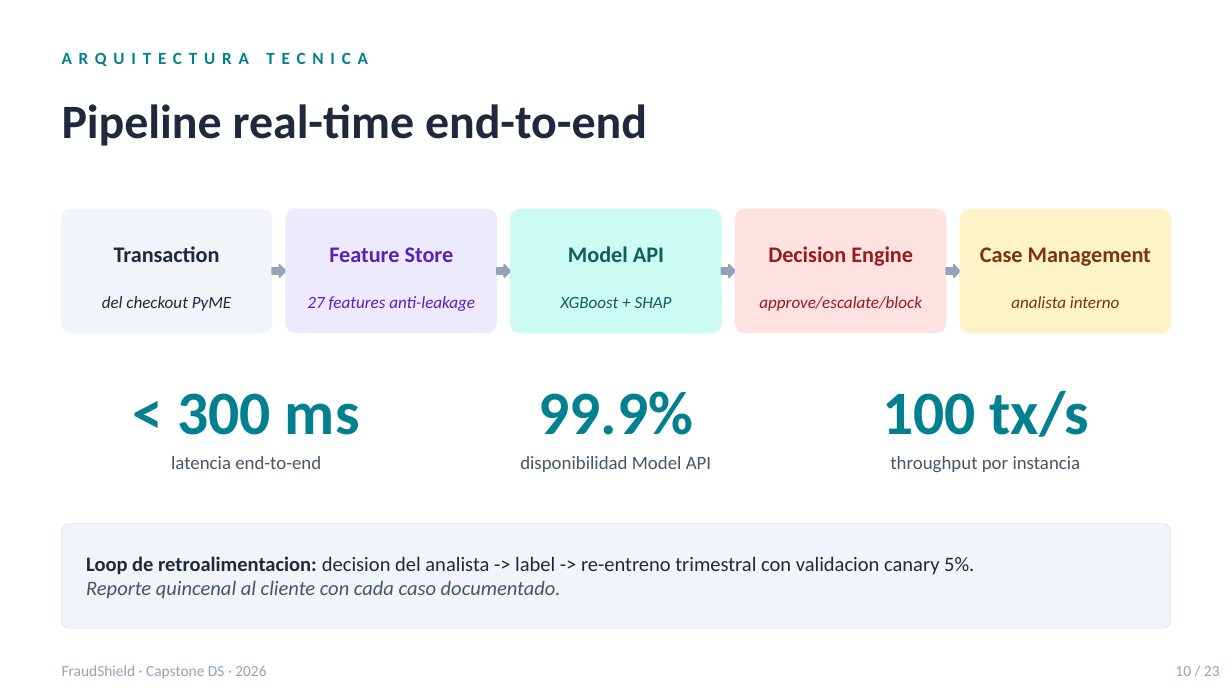
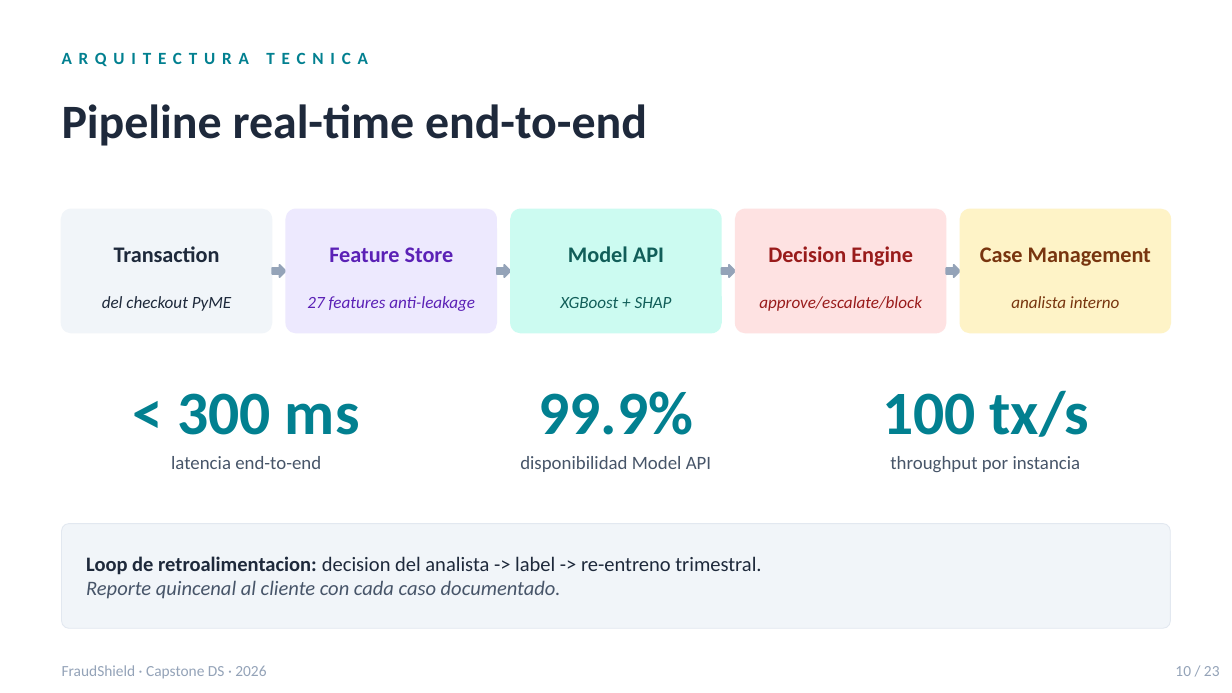
Before and after one commit to Nike2004A/fraud_transactions, a slide deck: slide 10 of docs/FraudShield_deck.pptx. Drawn at 1232x693 pixels with LibreOffice and Linux fonts; fonts in the diff are those of the drawing. Boxes give left, top, right and bottom in pixels: in the first picture for what was removed or moved away, otherwise in the second. Text is boxed around its words. In the diff, an @@ line names an element or a change of style, - is before the commit and + after.

```diff
--- a/docs/FraudShield_deck.pptx
+++ b/docs/FraudShield_deck.pptx
@@ text at <box>86,556,761,575</box>: text changed @@
-Loop de retroalimentacion: decision del analista -> label -> re-entreno trimestral con validacion canary 5%.
+Loop de retroalimentacion: decision del analista -> label -> re-entreno trimestral.
```
Also in this commit, not shown: 11 other slides changed, 2 slides added, 1 other file.
